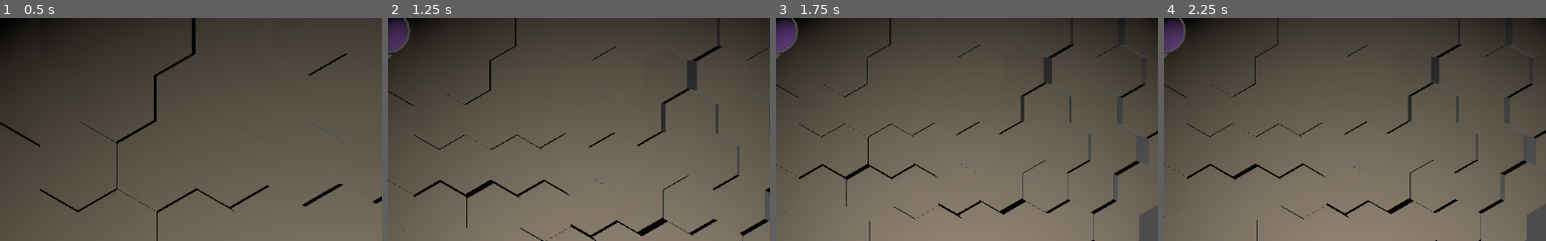
Above: before the commit, frames 1-4 (left to right).
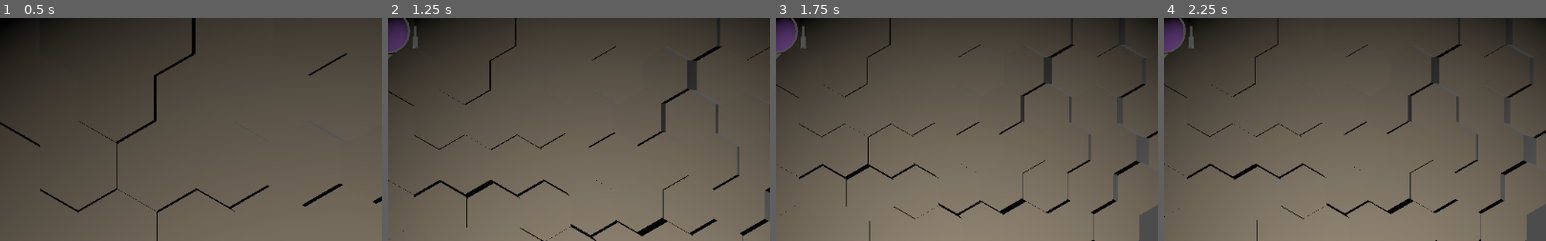
Above: after the commit, the same moments.

Repository: ObsidianBlk/Twin-Sticky
Game: Godot game, scene res://World.tscn
Same seed, same stepped clock (60 frames per second), same inputs: the game is played once before the commit and once after it.
Inputs:
- Up to frame 1 (0.5 s): no input
- Up to frame 2 (1.25 s): tap Enter at 0.5 s; hold D (booster_right) from 0.53 s (still down); tap Space (booster_jump) at 0.77 s
- Up to frame 3 (1.75 s): release D (booster_right) at 1.28 s; hold S (booster_backward) from 1.28 s (still down); tap Space (booster_jump) at 1.52 s
- Up to frame 4 (2.25 s): release S (booster_backward) at 2.03 s; hold D (booster_right) from 2.03 s (still down)
The pictures show only the part of the screen within x 50-100%, y 47-97%; the shares and areas given below are measured in that part.

Frame 1 is identical in both runs. In frame 2, 0.1% of the frame differs, in the area x 6-8%, y 3-14%; in frame 3, 0.1%; in frame 4, 0.1%.

Commit message:
Added a Jank_Plasma weapon. Made a slight change to spawning weapons onto Trackbots. Can spawn plasma bullets.

Diff:
--- a/Game/Game.gd
+++ b/Game/Game.gd
@@ -13,8 +13,14 @@
 const BOOSTER : PackedScene = preload("res://Objects/TrackBot/Boosters/Jank_Booster.tscn")
 const WEAPONMOUNT : PackedScene = preload("res://Objects/TrackBot/WeaponMount/WeaponMount.tscn")
 
-const SHOTTY : PackedScene = preload("res://Objects/TrackBot/Weapons/Jank_Shotty/Jank_Shotty.tscn")
+const WEAPON : Dictionary = {
+	"SHOTTY" : preload("res://Objects/TrackBot/Weapons/Jank_Shotty/Jank_Shotty.tscn"),
+	"PLASMA" : preload("res://Objects/TrackBot/Weapons/Jank_Plasma/Jank_Plasma.tscn"),
+}
 
+const PROJECTILE : Dictionary = {
+	"PlasmaBullet": preload("res://Objects/Projectiles/PlasmaBullet/PlasmaBullet.tscn"),
+}
 # -----------------------------------------------------------------------------
 # Export Variables
 # -----------------------------------------------------------------------------
@@ -38,7 +44,20 @@
 # -----------------------------------------------------------------------------
 # Private Methods
 # -----------------------------------------------------------------------------
-
+func _MountWeapon(weapon_name : String, trackbot : Spatial, mount_id : int) -> int:
+	if weapon_name in WEAPON:
+		if trackbot.has_method("mount_item"):
+			if not trackbot.item_mounted(mount_id):
+				var weapon = WEAPON[weapon_name].instance()
+				if weapon.has_signal("spawn_projectile"):
+					weapon.connect("spawn_projectile", self, "_on_spawn_projectile", [trackbot])
+				trackbot.mount_item(weapon, mount_id)
+				return OK
+			else:
+				return ERR_ALREADY_IN_USE
+		else:
+			return ERR_METHOD_NOT_FOUND
+	return ERR_DOES_NOT_EXIST
 
 # -----------------------------------------------------------------------------
 # Public Methods
@@ -59,8 +78,13 @@
 			wmount.local_player_id = pid + 1
 			_local_tb[pid].add_weapon_mount(wmount)
 
-			var shotty_1 = SHOTTY.instance()
-			_local_tb[pid].mount_item(shotty_1, 1)
+			var res : int = _MountWeapon("SHOTTY", _local_tb[pid], 1)
+			if res != OK:
+				printerr("Failed to mount SHOTTY to Trackbot ID ", pid)
+
+			res = _MountWeapon("PLASMA", _local_tb[pid], 2)
+			if res != OK:
+				printerr("Failed to mount PLASMA to Trackbot ID ", pid)
 
 			var booster = BOOSTER.instance()
 			booster.local_player_id = pid + 1
@@ -71,3 +95,9 @@
 # -----------------------------------------------------------------------------
 # Handler Methods
 # -----------------------------------------------------------------------------
+func _on_spawn_projectile(projectile_name : String, position : Vector3, direction : Vector3, trackbot : Spatial) -> void:
+	if projectile_name in PROJECTILE:
+		var projectile = PROJECTILE[projectile_name].instance()
+		projectile.direction = direction
+		add_child(projectile)
+		projectile.global_transform.origin = position
--- a/Objects/Projectiles/PlasmaBullet/PlasmaBullet.gd
+++ b/Objects/Projectiles/PlasmaBullet/PlasmaBullet.gd
@@ -6,7 +6,7 @@
 # ------------------------------------------------------------------------------
 export var size : float = 1.0						setget set_size
 export var damage : float = 100.0					setget set_damage
-export var speed : float = 100.0					setget set_speed
+export var speed : float = 10.0						setget set_speed
 export var direction : Vector3 = Vector3.BACK		setget set_direction
 export var lifetime : float = 3.0					setget set_lifetime
 
--- /dev/null
+++ b/Objects/TrackBot/Weapons/Jank_Plasma/Jank_Plasma.gd
@@ -0,0 +1,57 @@
+extends Spatial
+
+
+# ------------------------------------------------------------------------------
+# Signals
+# ------------------------------------------------------------------------------
+signal spawn_projectile(projectile_name, position, direction)
+
+# ------------------------------------------------------------------------------
+# Exports
+# ------------------------------------------------------------------------------
+export var rof : float = 0.1						setget set_rof
+
+
+# ------------------------------------------------------------------------------
+# Variables
+# ------------------------------------------------------------------------------
+var _fire_lock_timer : float = 0.0
+
+# ------------------------------------------------------------------------------
+# Onready Variables
+# ------------------------------------------------------------------------------
+onready var spawn_point_node : Position3D = $Spawn_point
+
+# ------------------------------------------------------------------------------
+# Setters
+# ------------------------------------------------------------------------------
+func set_rof(r : float) -> void:
+	if r > 0.0:
+		rof = r
+
+
+# ------------------------------------------------------------------------------
+# Override Methods
+# ------------------------------------------------------------------------------
+func _physics_process(delta : float) -> void:
+	if _fire_lock_timer > 0.0:
+		_fire_lock_timer = max(0.0, _fire_lock_timer - delta)
+
+
+# ------------------------------------------------------------------------------
+# Public Methods
+# ------------------------------------------------------------------------------
+func has_mount_point(id : int) -> bool:
+	return get_mount_point(id) != null
+
+func get_mount_point(id : int) -> Position3D:
+	var p = get_node_or_null("Mount_%s"%[id])
+	if p is Position3D:
+		return p
+	return null
+
+func fire() -> void:
+	if _fire_lock_timer > 0.0:
+		return
+	_fire_lock_timer = rof
+	emit_signal("spawn_projectile", "PlasmaBullet", spawn_point_node.global_transform.origin, global_transform.basis.z)
--- /dev/null
+++ b/Objects/TrackBot/Weapons/Jank_Plasma/Jank_Plasma.tscn
@@ -0,0 +1,47 @@
+[gd_scene load_steps=5 format=2]
+
+[ext_resource path="res://Objects/TrackBot/Weapons/Jank_Plasma/Jank_Plasma.gd" type="Script" id=1]
+
+[sub_resource type="CubeMesh" id=1]
+size = Vector3( 0.1, 0.25, 0.5 )
+
+[sub_resource type="CubeMesh" id=2]
+size = Vector3( 0.25, 0.25, 0.5 )
+
+[sub_resource type="PrismMesh" id=3]
+size = Vector3( 0.2, 0.1, 0.05 )
+
+[node name="Jank_Plasma" type="Spatial"]
+script = ExtResource( 1 )
+
+[node name="Handle" type="MeshInstance" parent="."]
+mesh = SubResource( 1 )
+
+[node name="Body" type="MeshInstance" parent="."]
+transform = Transform( 1, 0, 0, 0, 1, 0, 0, 0, 1, 0, 0, 0.5 )
+mesh = SubResource( 2 )
+
+[node name="Poke" type="MeshInstance" parent="Body"]
+transform = Transform( 1, 0, 0, 0, -4.37114e-08, -1, 0, 1, -4.37114e-08, 0, 0.100715, 0.299777 )
+mesh = SubResource( 3 )
+
+[node name="Poke2" type="MeshInstance" parent="Body"]
+transform = Transform( 1, 0, 0, 0, -4.37114e-08, -1, 0, 1, -4.37114e-08, 0, -0.102546, 0.299777 )
+mesh = SubResource( 3 )
+
+[node name="Poke3" type="MeshInstance" parent="Body"]
+transform = Transform( -4.37114e-08, -4.37114e-08, -1, -1, 1.91069e-15, 4.37114e-08, 0, 1, -4.37114e-08, 0.10163, -0.000915375, 0.299777 )
+mesh = SubResource( 3 )
+
+[node name="Poke4" type="MeshInstance" parent="Body"]
+transform = Transform( -4.37114e-08, -4.37114e-08, -1, -1, 1.91069e-15, 4.37114e-08, 0, 1, -4.37114e-08, -0.10163, -0.000915366, 0.299777 )
+mesh = SubResource( 3 )
+
+[node name="Spawn_point" type="Position3D" parent="."]
+transform = Transform( 1, 0, 0, 0, 1, 0, 0, 0, 1, 0, 0, 0.849153 )
+
+[node name="Mount_2" type="Position3D" parent="."]
+transform = Transform( 1, 0, 0, 0, 1, 0, 0, 0, 1, 0.145887, 0, 0 )
+
+[node name="Mount_1" type="Position3D" parent="."]
+transform = Transform( 1, 0, 0, 0, 1, 0, 0, 0, 1, -0.146, 0, 0 )
--- a/Objects/TrackBot/Weapons/Jank_Shotty/Jank_Shotty.gd
+++ b/Objects/TrackBot/Weapons/Jank_Shotty/Jank_Shotty.gd
@@ -58,8 +58,6 @@
 func _physics_process(delta : float) -> void:
 	if _fire_lock_timer > 0.0:
 		_fire_lock_timer = max(0.0, _fire_lock_timer - delta)
-		if _fire_lock_timer <= 0.0:
-			print("Shotty can fire")
 
 # ------------------------------------------------------------------------------
 # Private Methods
--- a/World.gd
+++ b/World.gd
@@ -34,9 +34,7 @@
 onready var viewport_game : Viewport = $GameView/Viewports/Main/Viewport
 onready var viewport_p1 : Viewport = $GameView/Viewports/VP1C/Viewport_P1
 onready var viewport_p2 : Viewport = $GameView/Viewports/VP2C/Viewport_P2
-#onready var game_node : Spatial = $GameView/Viewports/VP1C/Viewport_P1/Game
 onready var game_node : Spatial = $GameView/Viewports/Main/Viewport/Game
-#onready var game_node : Spatial = $GameViewport/Game
 
 # -----------------------------------------------------------------------------
 # Override Methods
